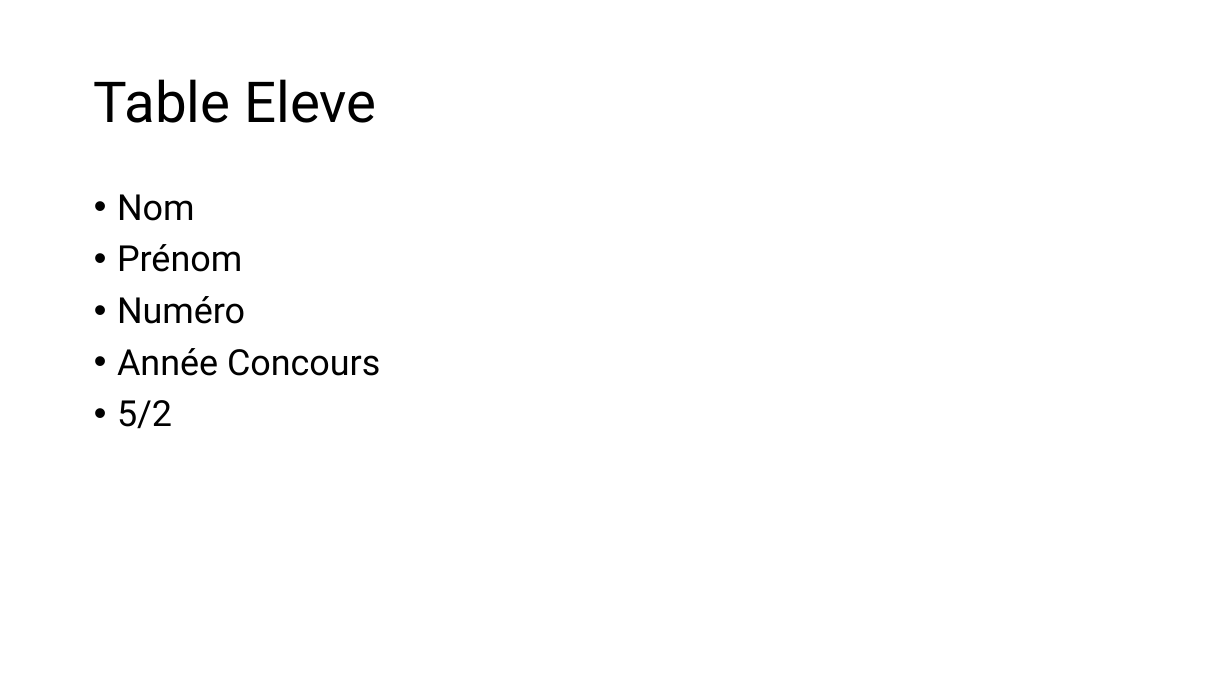
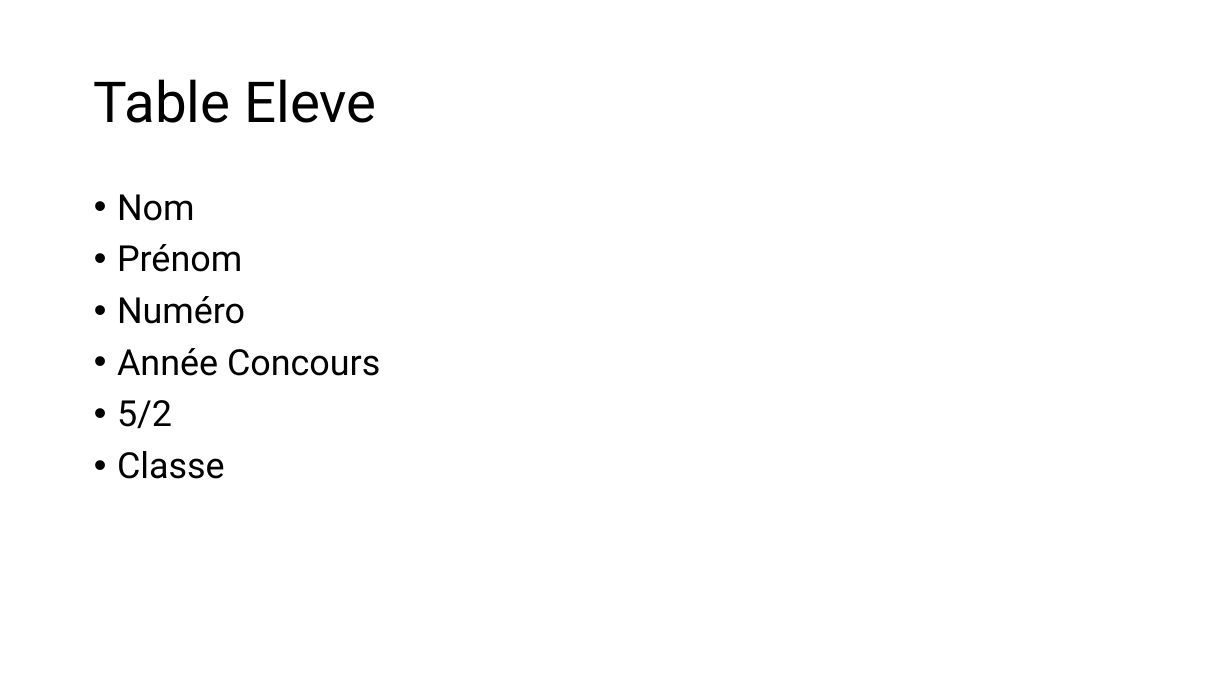
Before and after one commit to xpessoles/PSI, a slide deck: slide 2 of ResultatsConcours/BDD.pptx. Drawn at 1232x693 pixels with LibreOffice and Linux fonts; fonts in the diff are those of the drawing. Boxes give left, top, right and bottom in pixels: in the first picture for what was removed or moved away, otherwise in the second. Text is boxed around its words. In the diff, an @@ line names an element or a change of style, - is before the commit and + after.

```diff
--- a/ResultatsConcours/BDD.pptx
+++ b/ResultatsConcours/BDD.pptx
@@ text at <box>117,451,225,479</box>: paragraph added @@
+• Classe
```
Also in this commit, not shown: 1 other slide changed, 1 slide added, 1 slide removed, 1 other file.
